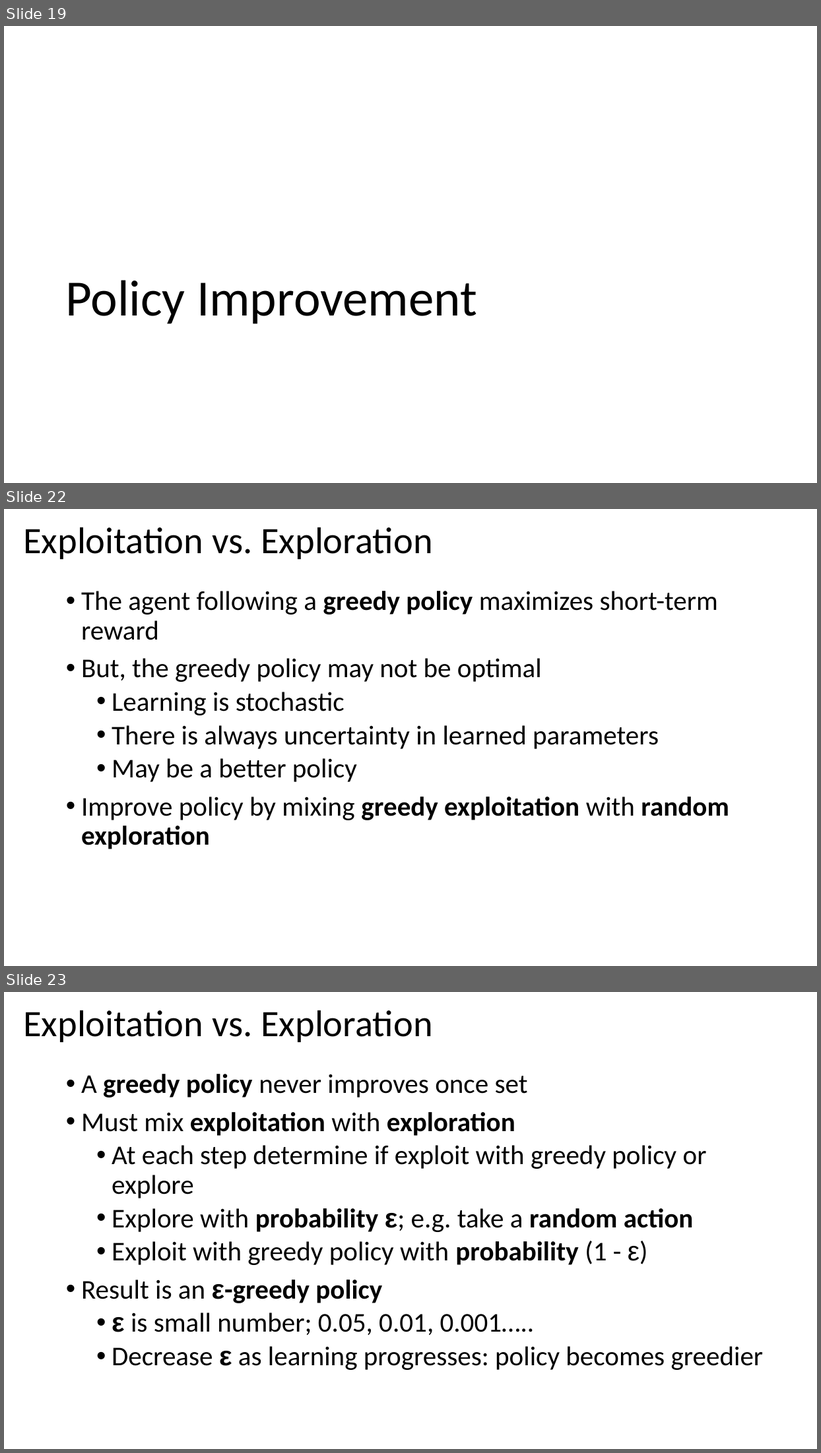
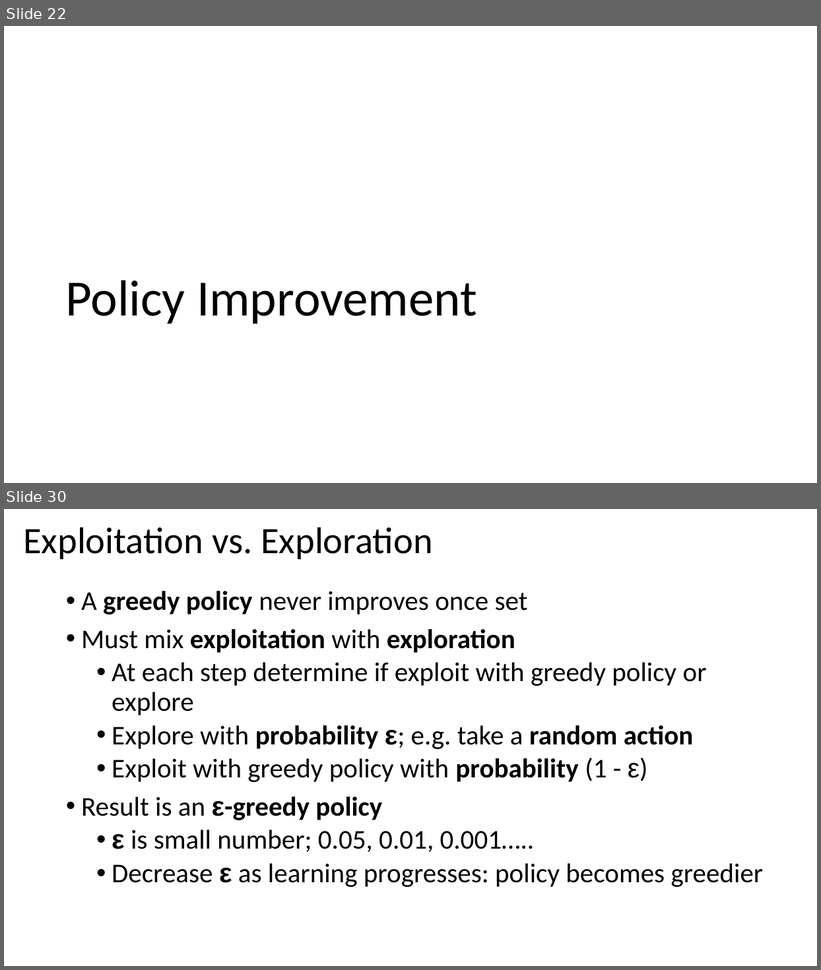
Before and after one commit to StephenElston/MachineLearning530, a slide deck: Lesson8/8_MC_RL.pptx. Shown one above the other, each under a label of ours: slides 19, 22 and 23 before the commit, slides 22 and 30 after it; the slides between them are not shown. The pictures are 821x1453 and 821x970 pixels, drawn with LibreOffice and Linux fonts; fonts in the diff are those of the drawing. Boxes give left, top, right and bottom in pixels: in the first picture for what was removed or moved away, otherwise in the second. Text is boxed around its words. In the diff, an @@ line names an element or a change of style, - is before the commit and + after.

```diff
--- a/Lesson8/8_MC_RL.pptx
+++ b/Lesson8/8_MC_RL.pptx
@@ slide 22 removed at bbox=[4, 509, 817, 966], background #FFFFFF @@
@@ title removed at bbox=[23, 527, 432, 559] @@
-Exploitation vs. Exploration
@@ text removed at bbox=[81, 591, 729, 850] @@
-• The agent following a greedy policy maximizes short-term reward
-• But, the greedy policy may not be optimal
-  • Learning is stochastic
-  • There is always uncertainty in learned parameters
-  • May be a better policy
-• Improve policy by mixing greedy exploitation with random exploration
@@ what was slide 19 is now slide 22 @@
@@ what was slide 23 is now slide 30 @@
```
Also in this commit, not shown: 4 slides changed, 4 slides added, 1 other slide removed, 2 other files.
